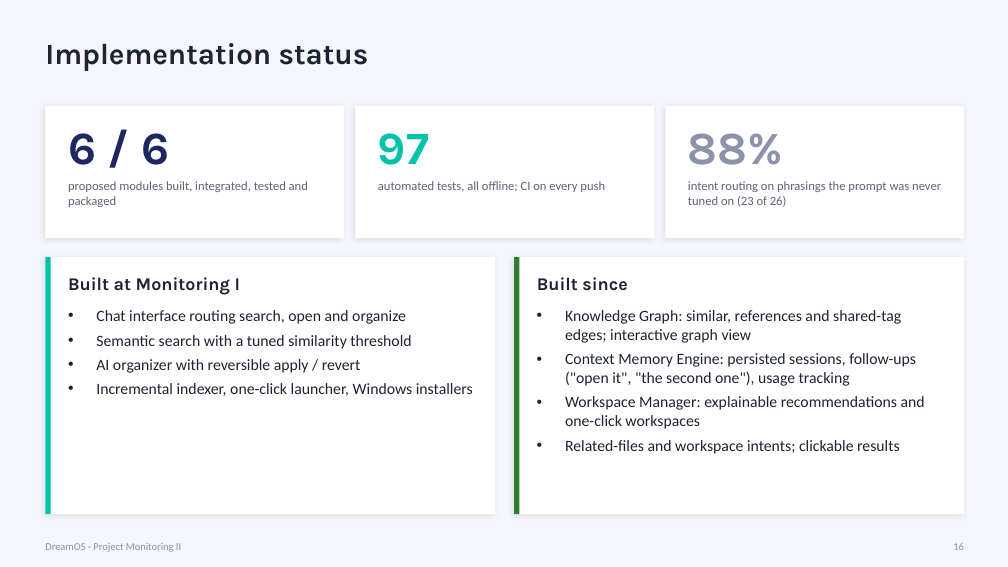
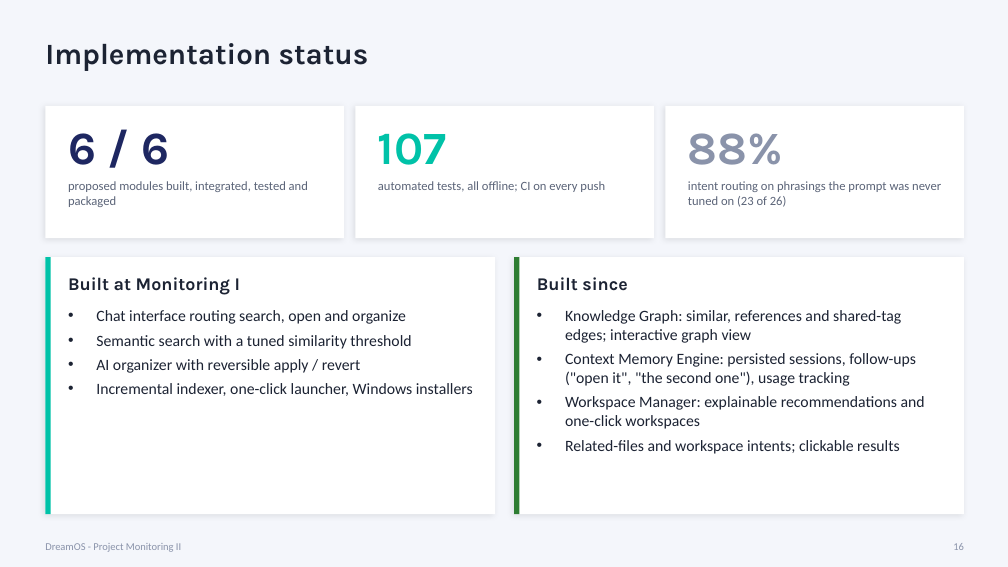
Before and after one commit to zaidwhy/dreamos-college-project, a slide deck: slide 16 of docs/DreamOS-Project-Monitoring-II.pptx. Drawn at 1008x567 pixels with LibreOffice and Linux fonts; fonts in the diff are those of the drawing. Boxes give left, top, right and bottom in pixels: in the first picture for what was removed or moved away, otherwise in the second. Text is boxed around its words. In the diff, an @@ line names an element or a change of style, - is before the commit and + after.

```diff
--- a/docs/DreamOS-Project-Monitoring-II.pptx
+++ b/docs/DreamOS-Project-Monitoring-II.pptx
@@ text at <box>378,133,447,165</box>: text changed @@
-97
+107
```
Also in this commit, not shown: 4 other slides changed, 3 slides added, 1 slide removed, 6 other files.
